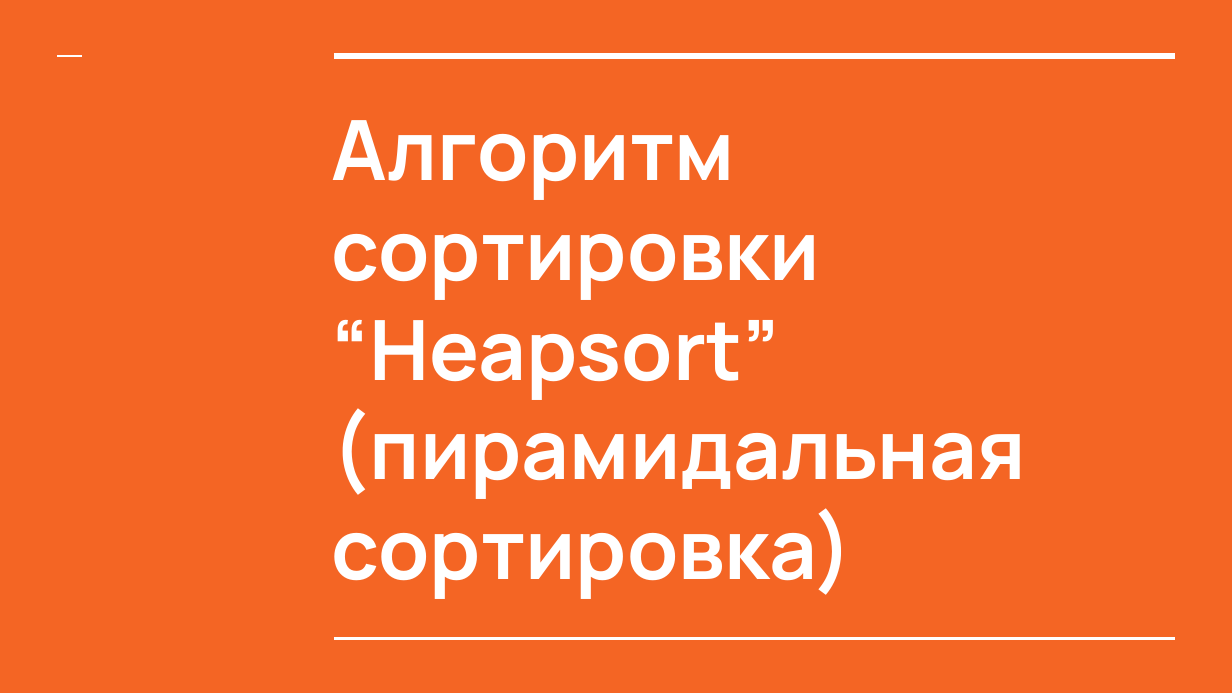
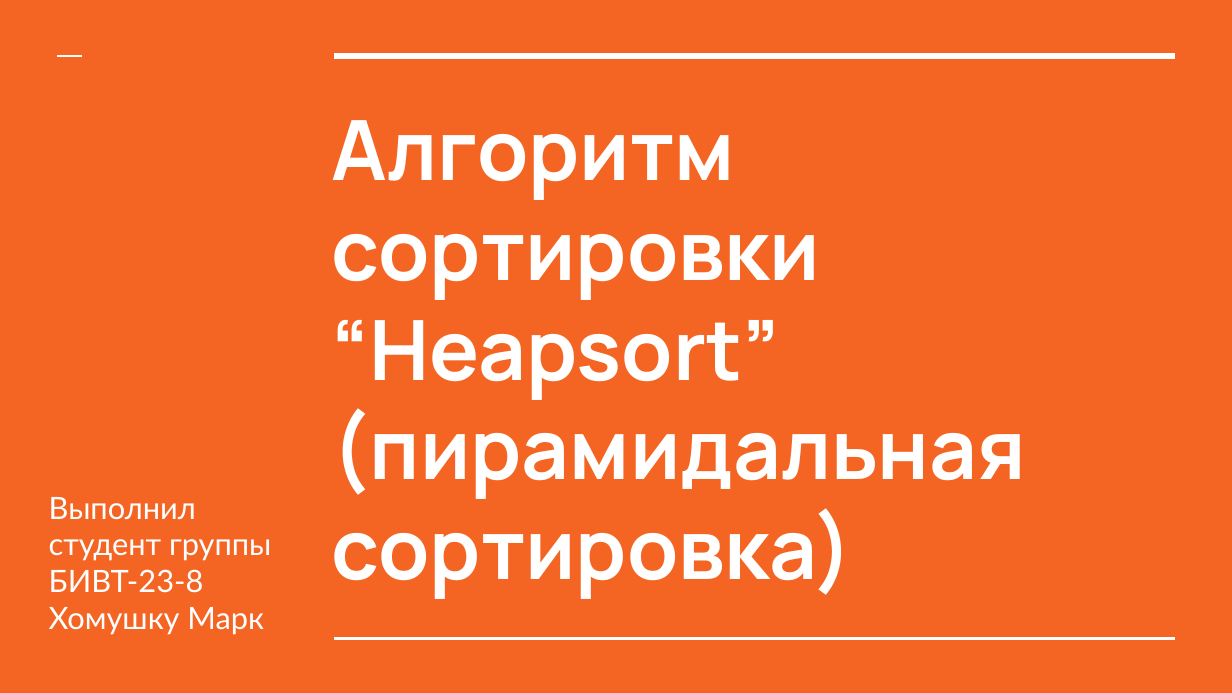
Before and after one commit to greeveus/Protoss, a slide deck: slide 1 of Kombinatorika/Heapsort/Алгоритм сортировки “Heapsort” (пирамидальная сортировка).pptx. Drawn at 1232x693 pixels with LibreOffice and Linux fonts; fonts in the diff are those of the drawing. Boxes give left, top, right and bottom in pixels: in the first picture for what was removed or moved away, otherwise in the second. Text is boxed around its words. In the diff, an @@ line names an element or a change of style, - is before the commit and + after.

```diff
--- a/Kombinatorika/Heapsort/Алгоритм сортировки “Heapsort” (пирамидальная сортировка).pptx
+++ b/Kombinatorika/Heapsort/Алгоритм сортировки “Heapsort” (пирамидальная сортировка).pptx
@@ subtitle added at <box>49,497,271,635</box>, 18 pt, text #FFFFFF @@
+Выполнил студент группы БИВТ-23-8 Хомушку Марк
```
Also in this commit, not shown: 4 other files.
